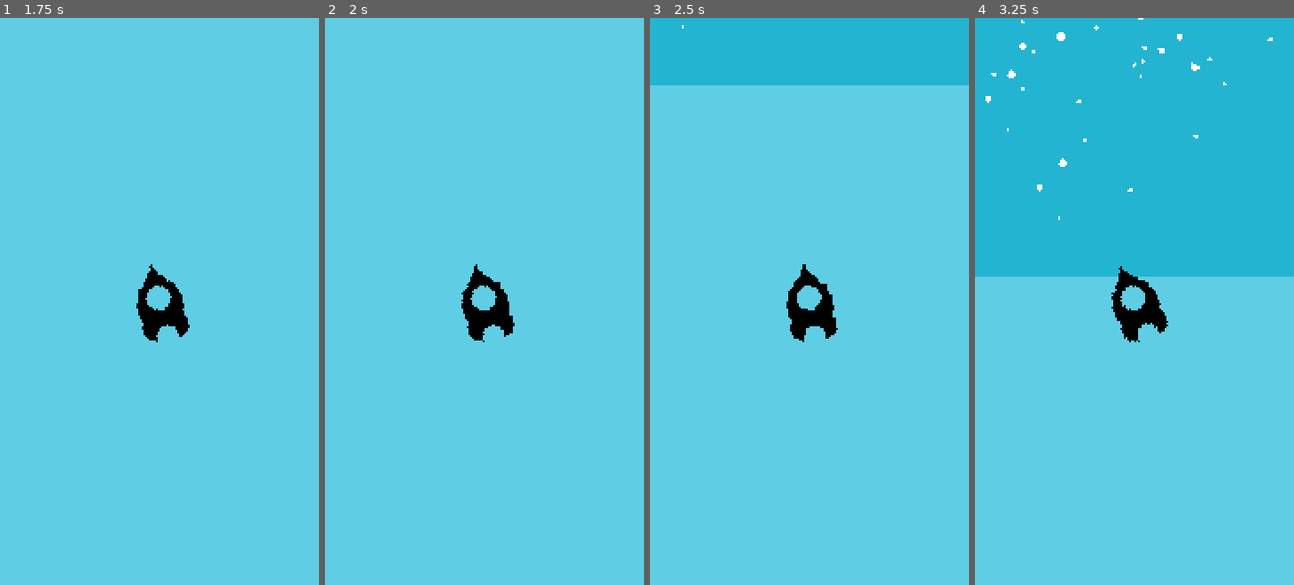
Above: before the commit, frames 1-4 (left to right).
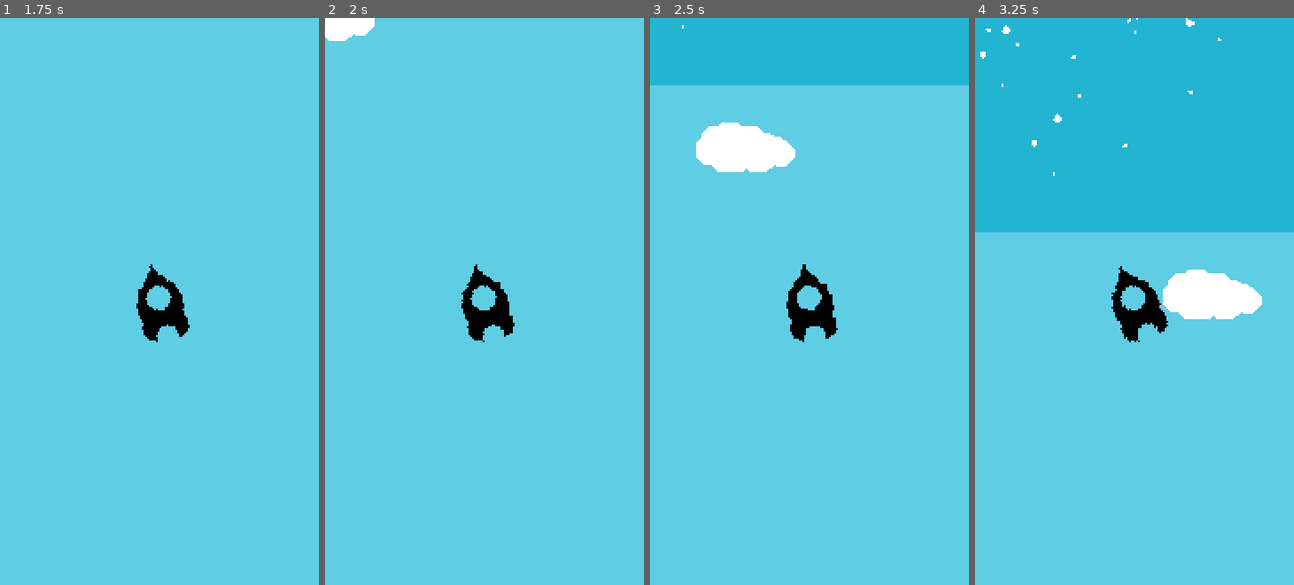
Above: after the commit, the same moments.

Repository: Alowna/AtmosQuest
Game: Godot game, scene res://scenes/game.tscn
The game is run twice, just before and just after one commit, with the same random seed, the same clock (stepped at 60 frames per second) and the same inputs.
Inputs (mouse positions are in pixels of both pictures, inside the frame that each line leads up to):
- Up to frame 1 (1.75 s): drag from (159, 301) to (191, 176) at 0.52 s; tap Enter at 1.25 s; drag from (95, 329) to (143, 414) at 1.27 s
- Up to frame 2 (2 s): no input
- Up to frame 3 (2.5 s): move the mouse to (841, 176) at 2.02 s; click (841, 176) at 2.17 s
- Up to frame 4 (3.25 s): drag from (1118, 414) to (1038, 216) at 2.77 s

Frame 1 is identical in both runs. In frame 2, 0.5% of the frame differs, in the area x 0-16%, y 0-5%; in frame 3, 2.1%; in frame 4, 10%, in the area x 0-100%, y 0-54%.

Commit message:
feat: added last updates to main game scene

Diff:
--- a/scenes/game.tscn
+++ b/scenes/game.tscn
@@ -3,7 +3,9 @@
 [ext_resource type="PackedScene" uid="uid://dda1gvpleu474" path="res://scenes/player/player_ship.tscn" id="2_iywne"]
 [ext_resource type="Texture2D" uid="uid://bjmax1slbkeq3" path="res://assets/enviroment/terrain/LandingFloorAlpha.png" id="2_lnu2h"]
 [ext_resource type="PackedScene" uid="uid://dxwsjt6a7b4by" path="res://scenes/world/background_manager.tscn" id="3_iywne"]
-[ext_resource type="PackedScene" uid="uid://6rlbg16jdwv7" path="res://scenes/obstacles/troposphere/plane.tscn" id="4_lbhrr"]
+[ext_resource type="Script" uid="uid://do2pyhlvkgsjg" path="res://scripts/enviroment/collision_spawner.gd" id="4_lbhrr"]
+[ext_resource type="PackedScene" uid="uid://b2iqhb3w3doht" path="res://scenes/obstacles/troposphere/cloud.tscn" id="5_iywne"]
+[ext_resource type="PackedScene" uid="uid://6rlbg16jdwv7" path="res://scenes/obstacles/troposphere/plane.tscn" id="6_p57ef"]
 
 [sub_resource type="RectangleShape2D" id="RectangleShape2D_bhunq"]
 size = Vector2(480, 24)
@@ -27,5 +29,10 @@
 
 [node name="BackgroundManager" parent="." unique_id=183005817 instance=ExtResource("3_iywne")]
 
-[node name="Plane" parent="." unique_id=1278500318 instance=ExtResource("4_lbhrr")]
-position = Vector2(-60, -51)
+[node name="CollisionSpawner" type="Node2D" parent="." unique_id=1097809877 node_paths=PackedStringArray("player")]
+script = ExtResource("4_lbhrr")
+player = NodePath("../PlayerShip")
+obstacle_scenes = Array[PackedScene]([ExtResource("5_iywne"), ExtResource("6_p57ef")])
+
+[node name="SpawnTimer" type="Timer" parent="CollisionSpawner" unique_id=751920843]
+wait_time = 1.462
